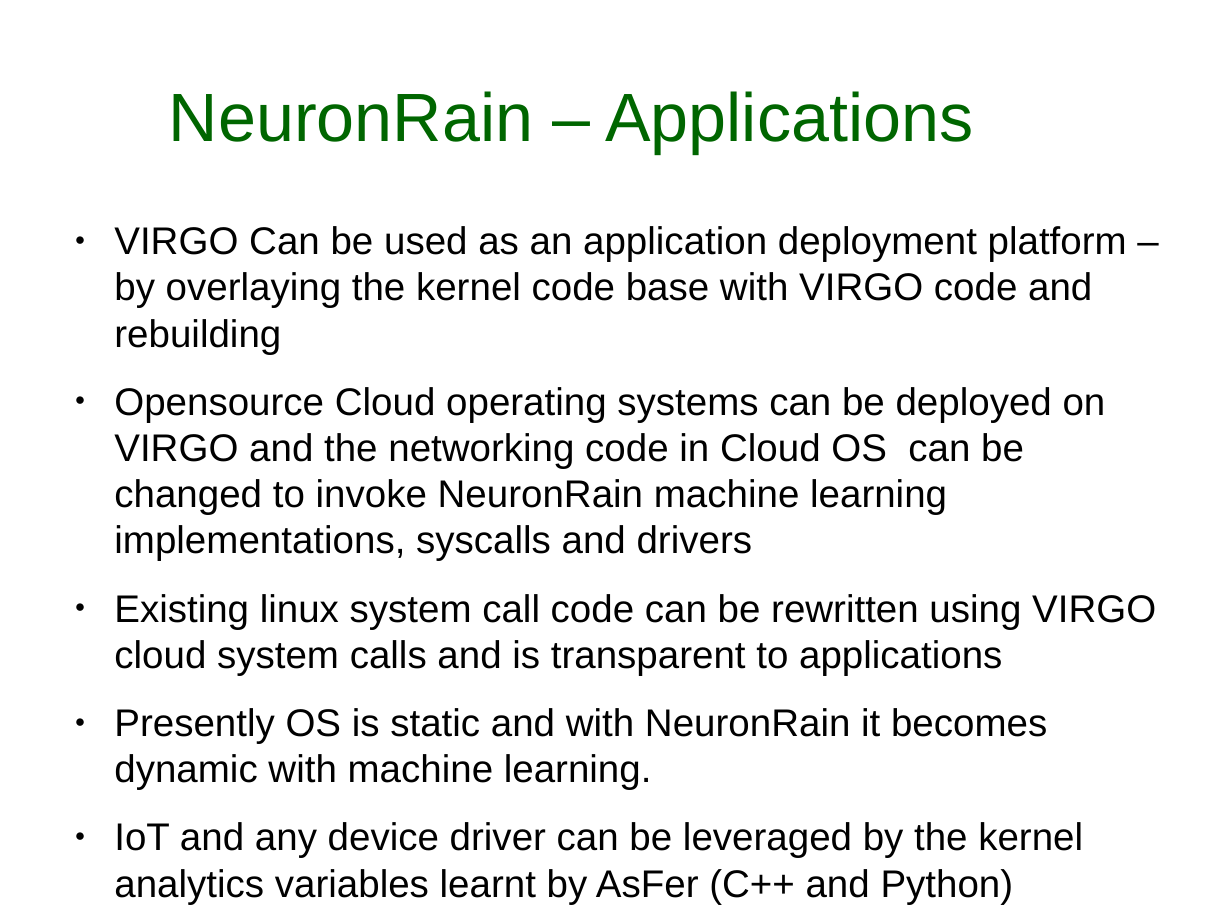
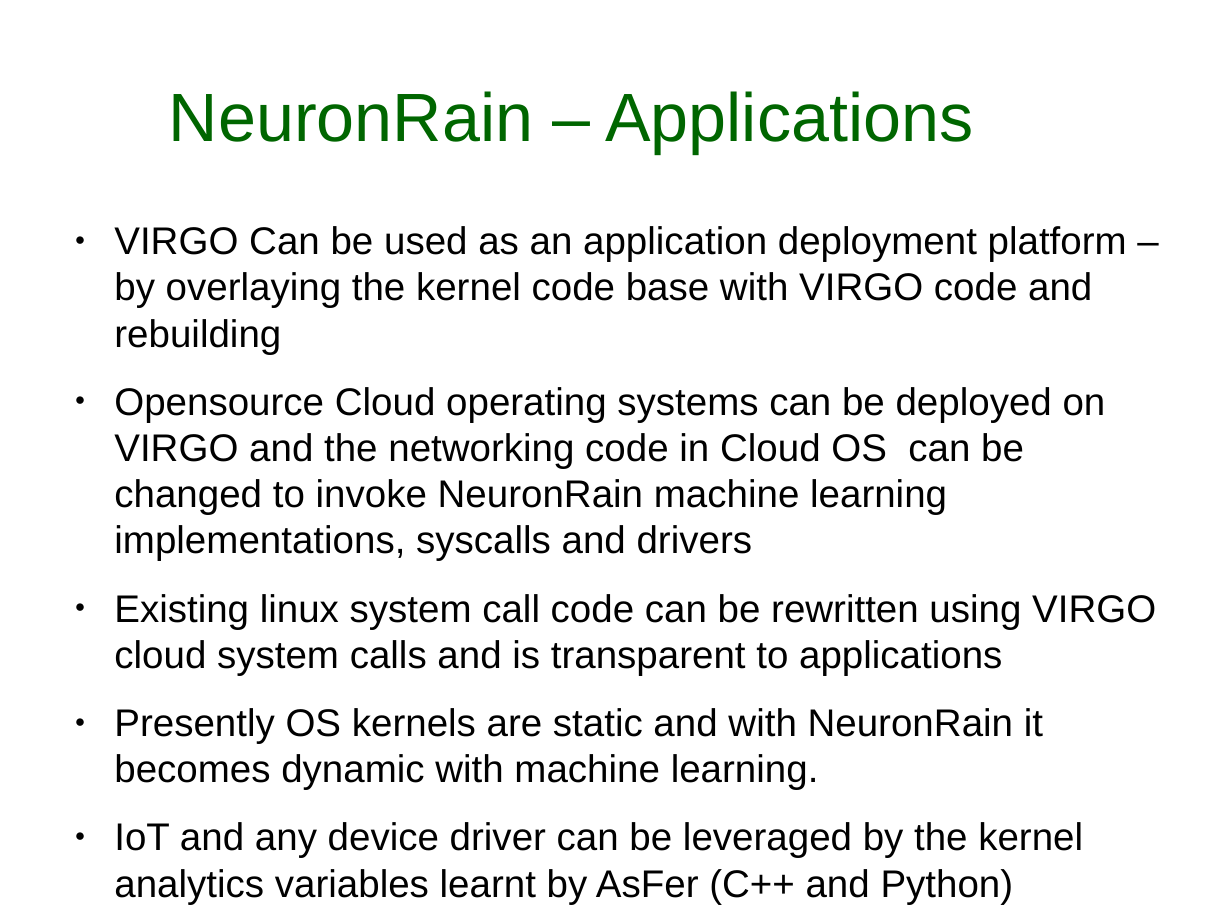
Before and after one commit to shrinivaasanka/ZodiacDatasoft, a slide deck: slide 9 of EnterpriseAnalytics_with_NeuronRain.odp. Drawn at 1232x924 pixels with LibreOffice and Linux fonts; fonts in the diff are those of the drawing. Boxes give left, top, right and bottom in pixels: in the first picture for what was removed or moved away, otherwise in the second. Text is boxed around its words. In the diff, an @@ line names an element or a change of style, - is before the commit and + after.

Commit message:
Rewritten introductory training material for NeuronRain

```diff
--- a/EnterpriseAnalytics_with_NeuronRain.odp
+++ b/EnterpriseAnalytics_with_NeuronRain.odp
@@ text at [114,708,1043,790]: text changed @@
-● Presently OS is static and with NeuronRain it becomes dynamic with machine learning.
+● Presently OS kernels are static and with NeuronRain it becomes dynamic with machine learning.
```
Also in this commit, not shown: 4 other slides changed, 1 other file.
